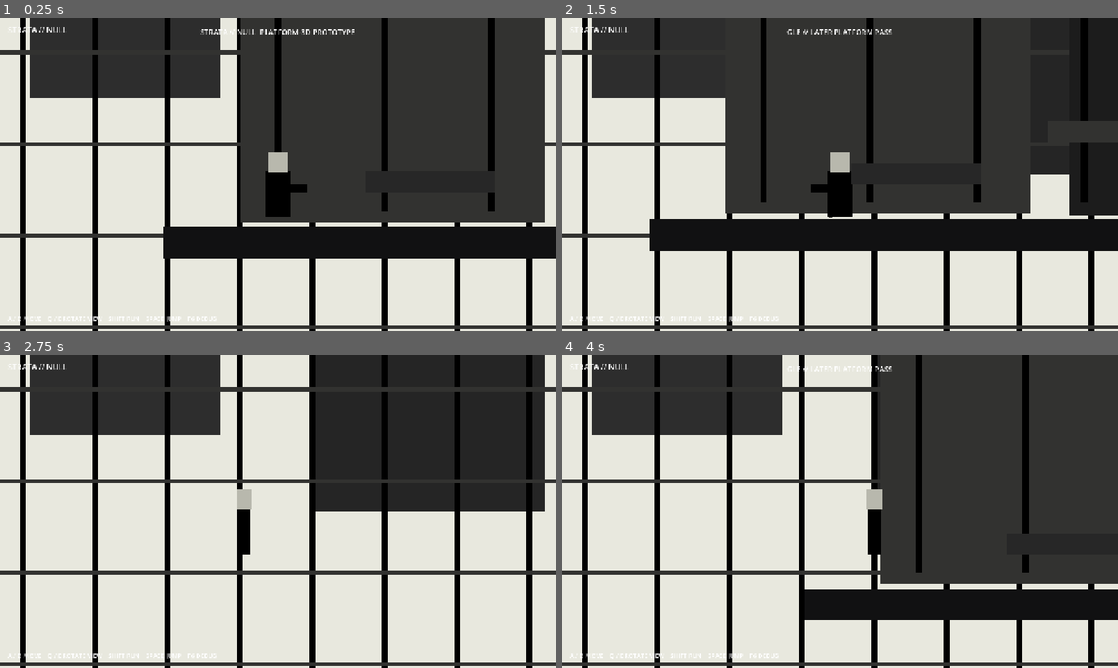
Above: before the commit, frames 1-4 (two rows, left to right).
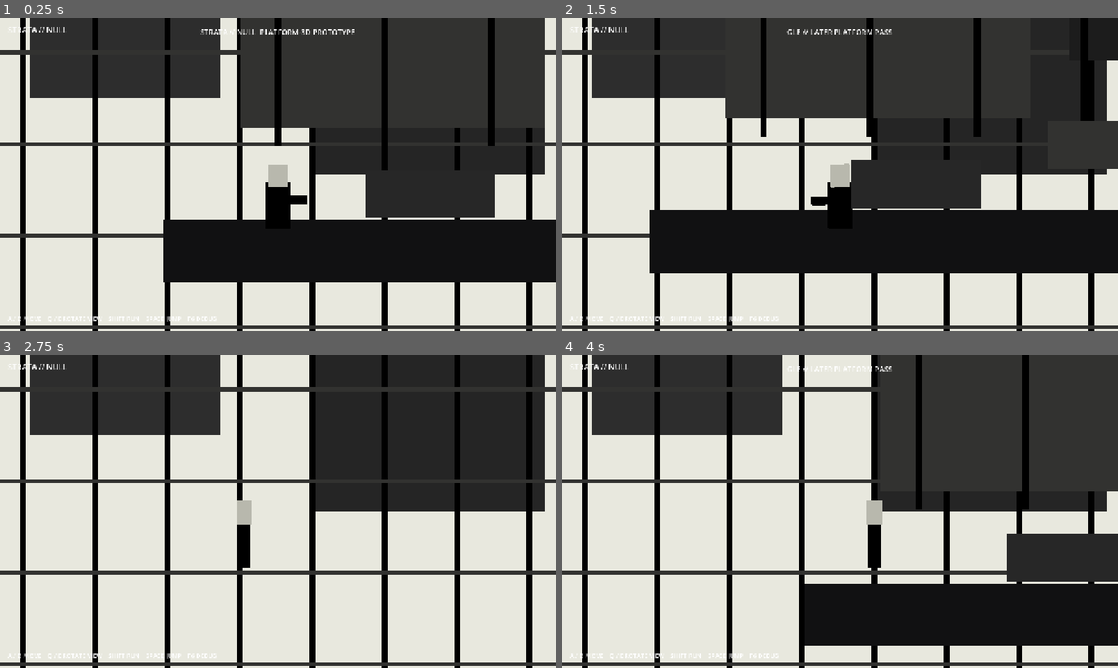
Above: after the commit, the same moments.

Repository: qcimport1337-sketch/STRATA_NULL_BUILD
Game: Godot game, scene res://scenes/main.tscn
The game is run twice, just before and just after one commit, with the same random seed, the same clock (stepped at 60 frames per second) and the same inputs.
Inputs (mouse positions are in pixels of both pictures, inside the frame that each line leads up to):
- Up to frame 1 (0.25 s): no input
- Up to frame 2 (1.5 s): move the mouse to (962, 158) at 0.52 s; hold D (move_right) 0.53-1.28 s; tap F (interact) at 0.6 s; tap Space (jump) at 0.77 s; move the mouse to (728, 190) at 1.27 s; hold S (move_back) from 1.28 s (still down); click (728, 190) at 1.35 s
- Up to frame 3 (2.75 s): tap Space (jump) at 1.52 s; move the mouse to (333, 442) at 2.02 s; release S (move_back) at 2.03 s; hold D (move_right) from 2.03 s (still down); hold Shift (sprint) from 2.03 s (still down)
- Up to frame 4 (4 s): move the mouse to (812, 574) at 2.77 s; release D (move_right) at 2.78 s; release Shift (sprint) at 2.78 s; hold W (move_forward) 2.78-3.53 s; tap F (interact) at 2.85 s; tap Space (jump) at 3.02, 3.77 s; move the mouse to (1006, 558) at 3.52 s; hold A (move_left) from 3.53 s (still down); click (1006, 558) at 3.6 s

The runs differ from the first frame. In frame 1, 13% of the frame differs, in the area x 29-100%, y 35-85%; in frame 2, 17%, in the area x 15-100%, y 13-82%; in frame 3, 0.3%; in frame 4, 12%.
Error in both runs: Invalid call. Nonexistent function 'set_traversal_plane' in base 'CharacterBody3D (StrataPlayer)'. (res://scripts/main.gd:178)

Commit message:
Use elevated orthographic RPG-style depth framing

Diff:
--- a/scripts/camera_rig.gd
+++ b/scripts/camera_rig.gd
@@ -92,8 +92,8 @@
     if target == null:
         return
     var focus := target.global_position + Vector3(0, follow_height, 0)
-    global_position = focus + plane_normal * camera_distance + Vector3(0,0.8,0)
-    look_at(focus, Vector3.UP)
+    global_position = focus + plane_normal * camera_distance + Vector3(0, 4.2, 0)
+    look_at(focus + Vector3(0, 0.35, 0), Vector3.UP)
 
 func _process(_delta: float) -> void:
     if target == null:
@@ -101,5 +101,6 @@
     var travel_sign := signf(target.velocity.dot(plane_tangent))
     var ahead: Vector3 = plane_tangent * look_ahead * travel_sign
     var focus: Vector3 = target.global_position + Vector3(0, follow_height, 0) + ahead
-    global_position = focus + plane_normal * camera_distance + Vector3(0,0.8,0)
-    look_at(focus, Vector3.UP)
+    # Keep an orthographic "2D panel" composition while revealing real floor depth.
+    global_position = focus + plane_normal * camera_distance + Vector3(0, 4.2, 0)
+    look_at(focus + Vector3(0, 0.35, 0), Vector3.UP)
